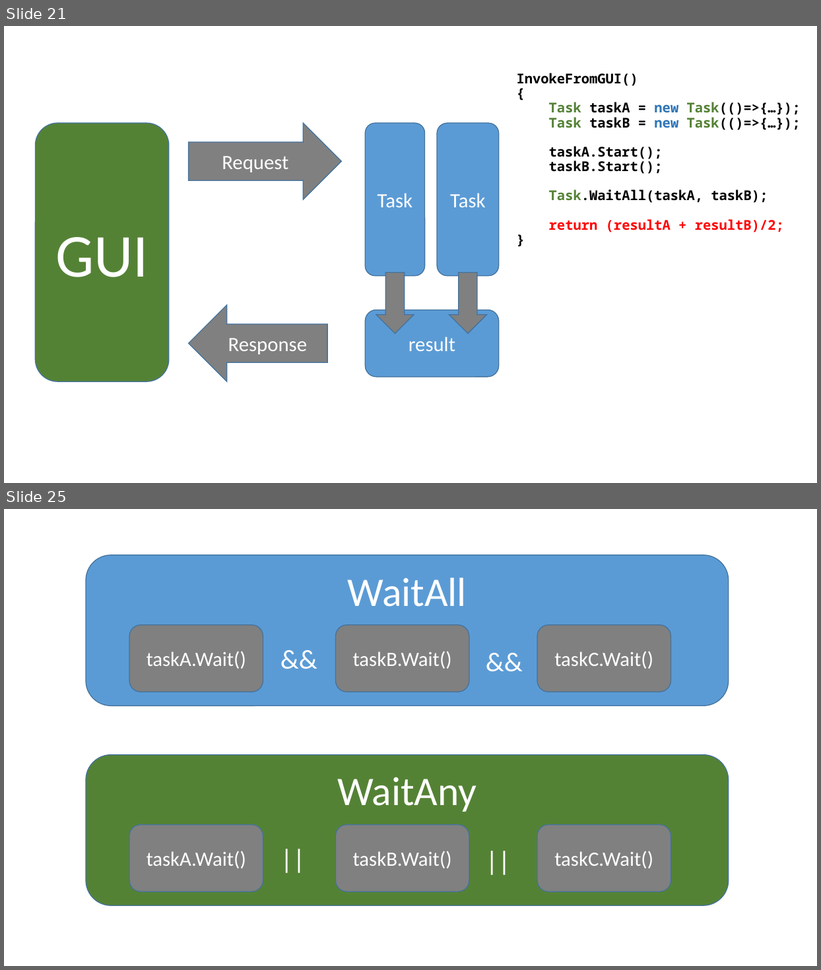
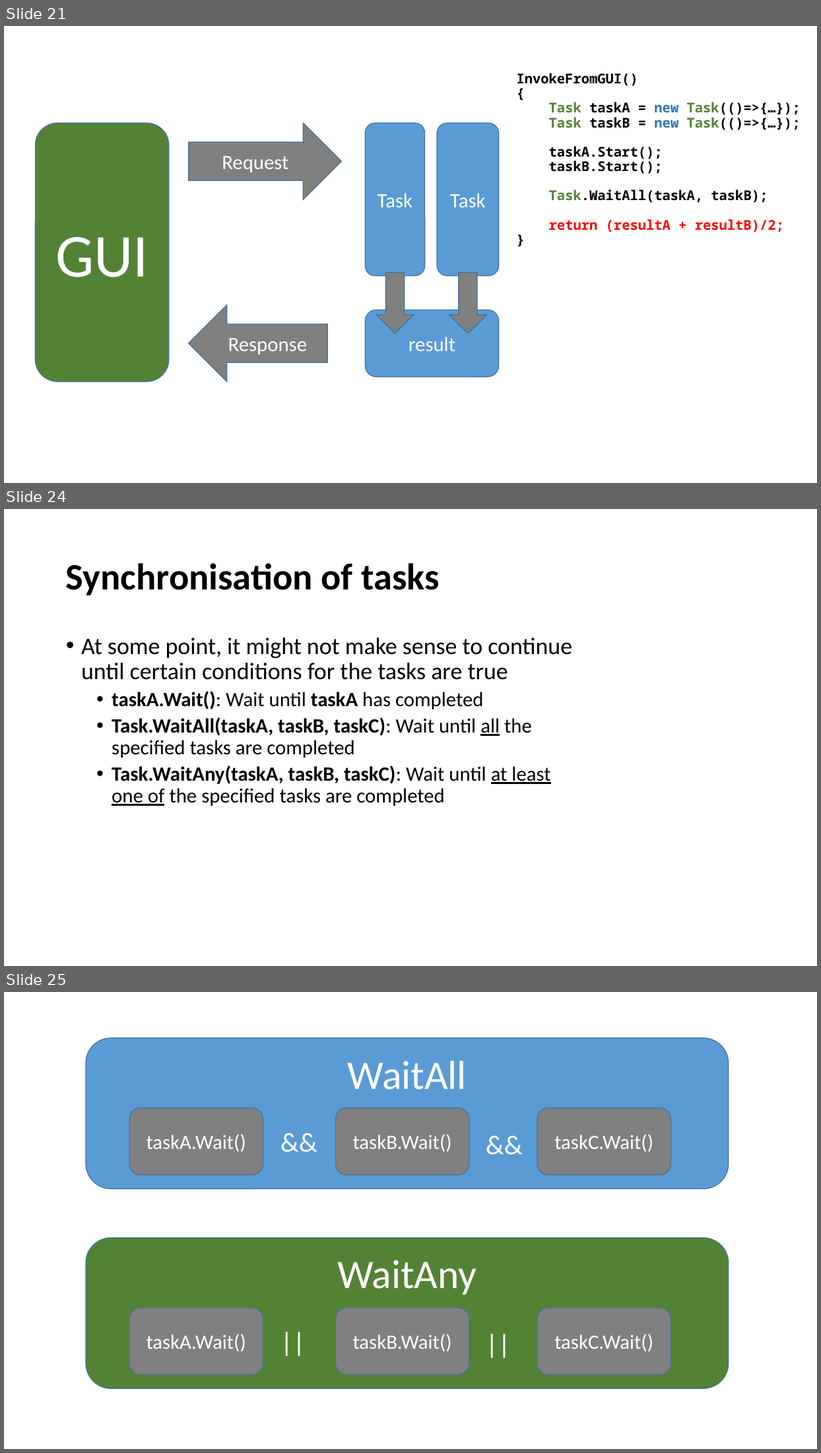
Before and after one commit to perl-easj/Teaching-materials, a slide deck: CSharpProgramming/Presentations/ProgPartIII/Tasks.pptx. Shown one above the other, each under a label of ours: slides 21 and 25 before the commit, slides 21, 24 and 25 after it; the slides between them are not shown. The pictures are 821x970 and 821x1453 pixels, drawn with LibreOffice and Linux fonts; fonts in the diff are those of the drawing. Boxes give left, top, right and bottom in pixels: in the first picture for what was removed or moved away, otherwise in the second. Text is boxed around its words. In the diff, an @@ line names an element or a change of style, - is before the commit and + after.

```diff
--- a/CSharpProgramming/Presentations/ProgPartIII/Tasks.pptx
+++ b/CSharpProgramming/Presentations/ProgPartIII/Tasks.pptx
@@ slide 24 added at (4, 509, 817, 966), background #FFFFFF @@
@@ title added at (66, 563, 440, 595), 44 pt, text #000000, bold @@
+Synchronisation of tasks
@@ text added at (81, 638, 572, 806), 24 pt, text #000000 @@
+• At some point, it might not make sense to continue until certain conditions for the tasks are true
+  • taskA.Wait(): Wait until taskA has completed
+  • Task.WaitAll(taskA, taskB, taskC): Wait until all the specified tasks are completed
+  • Task.WaitAny(taskA, taskB, taskC): Wait until at least one of the specified tasks are completed
```
Also in this commit, not shown: 5 slides changed, 3 other slides added, 19 slides removed, 11 other files.
